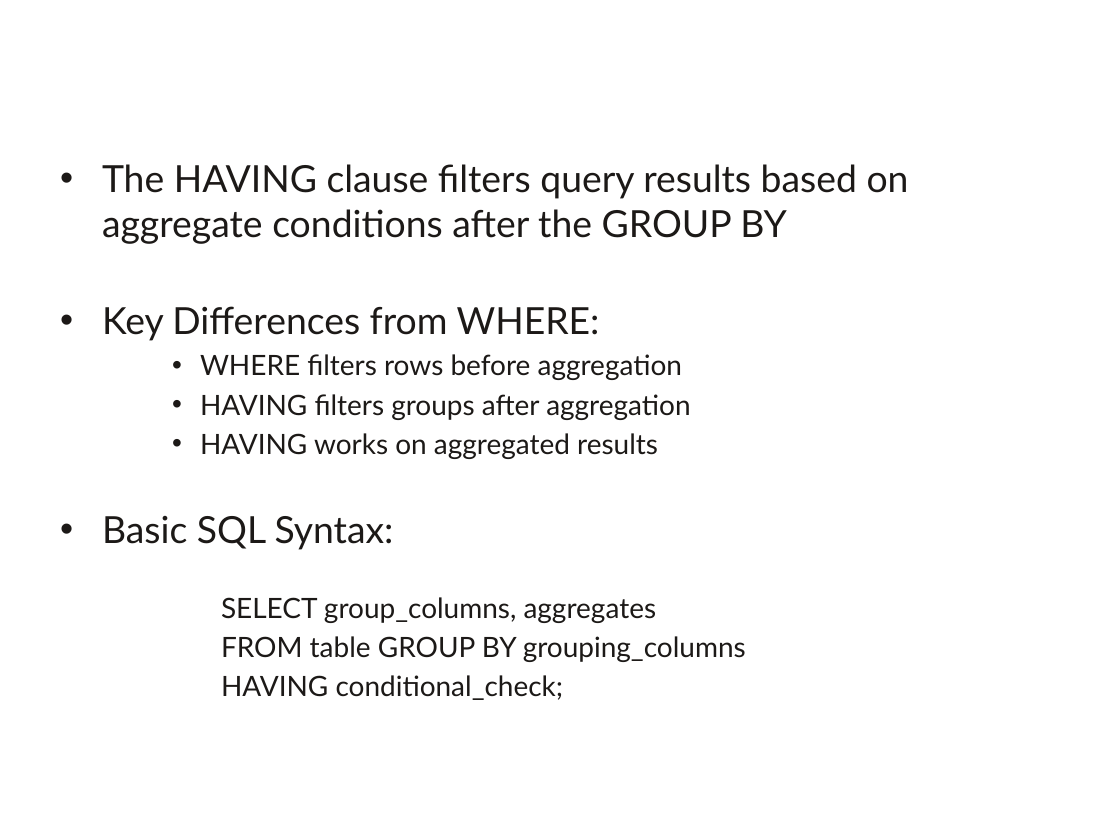
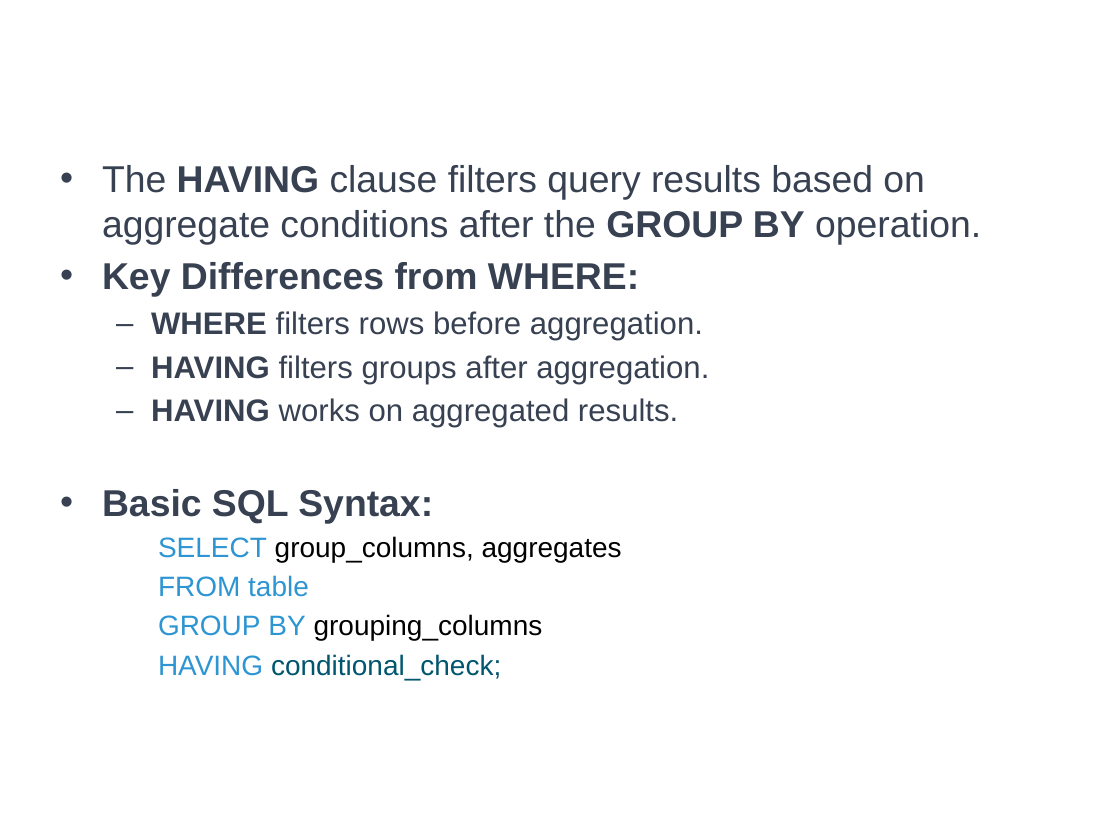
Before and after one commit to a099954/ABC-Program, a slide deck: slide 21 of SQL/Day 3 Aggregates/Aggregates.pptx (slide 19 before the commit). Drawn at 1120x840 pixels with LibreOffice and Linux fonts; fonts in the diff are those of the drawing; background and template pictures are left out. Boxes give left, top, right and bottom in pixels: in the first picture for what was removed or moved away, otherwise in the second. Text is boxed around its words. In the diff, an @@ line names an element or a change of style, - is before the commit and + after.

```diff
--- a/SQL/Day 3 Aggregates/Aggregates.pptx
+++ b/SQL/Day 3 Aggregates/Aggregates.pptx
@@ text at box(102, 165, 981, 245): text changed; font Lato to Arial; text colour #1C1917 to #374151 @@
-• The HAVING clause filters query results based on aggregate conditions after the GROUP BY
+• The HAVING clause filters query results based on aggregate conditions after the GROUP BY operation.
@@ text at box(102, 262, 639, 680): font Lato to Arial in "Key Differences from WHERE:", "Basic SQL Syntax:", "SELECT group_columns, aggregates", "HAVING conditional_check;"; text colour #1C1917 to #374151, bold on in "Key Differences from WHERE:", "Basic SQL Syntax:"; text colour #1C1917 to #2E95D3 in "SELECT", "HAVING"; text colour #1C1917 to #000000 in "group_columns, aggregates"; text colour #1C1917 to #00556F in "conditional_check;"; list level 4 to 3 in "SELECT group_columns, aggregates"; line spacing 2 to 1; list level 4 to 3 in "HAVING conditional_check;" @@
@@ text at box(151, 311, 709, 428): text changed; size 18 to 20 pt; font Lato to Arial; text colour #1C1917 to #374151 @@
-    • WHERE filters rows before aggregation
-    • HAVING filters groups after aggregation
-    • HAVING works on aggregated results
+  – WHERE filters rows before aggregation.
+  – HAVING filters groups after aggregation.
+  – HAVING works on aggregated results.
@@ text at box(158, 575, 543, 641): text changed; font Lato to Arial; text colour #1C1917 to #2E95D3 @@
-      FROM table GROUP BY grouping_columns
+    FROM table
+    GROUP BY grouping_columns
```
Also in this commit, not shown: 19 other slides changed, 3 slides added, 16 other files.
